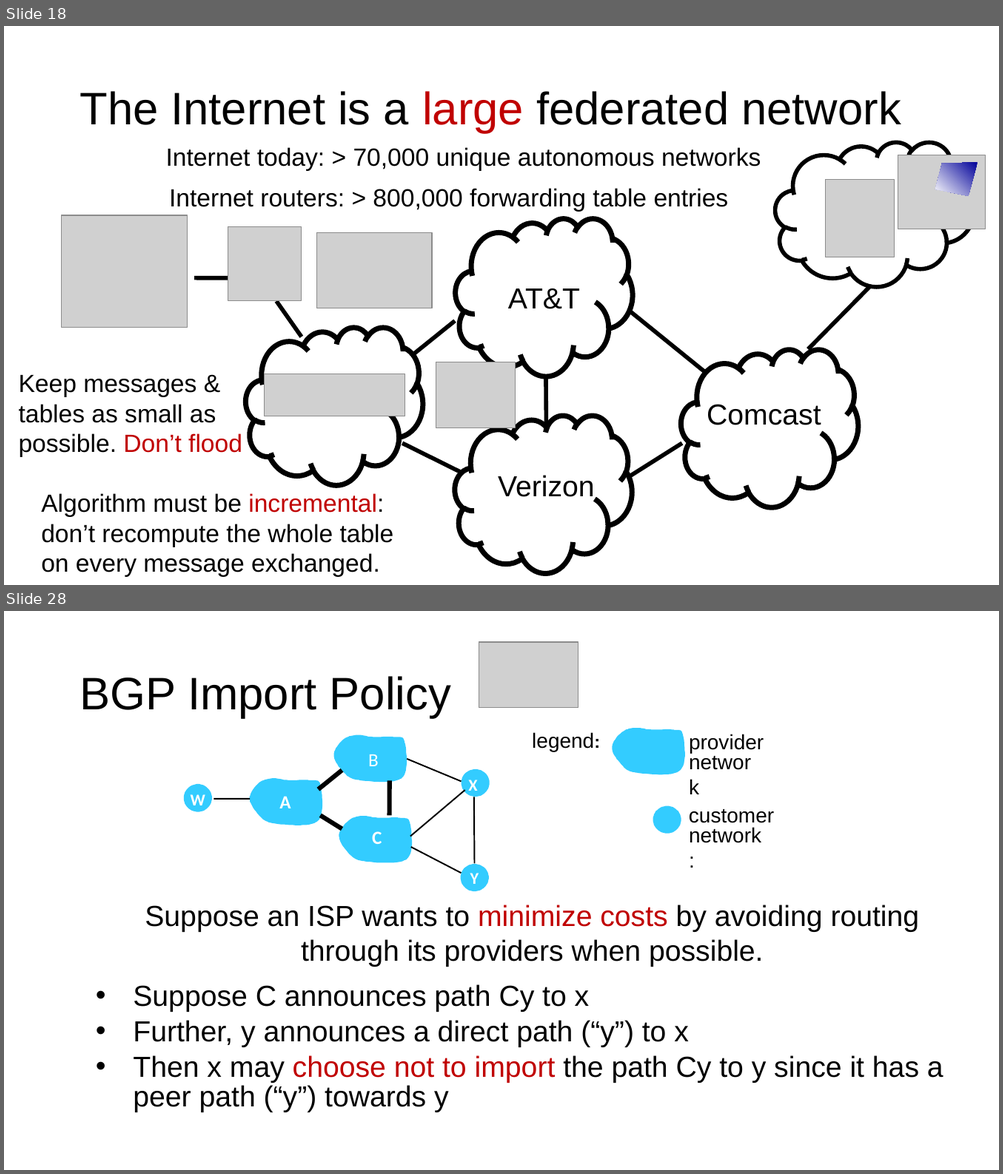
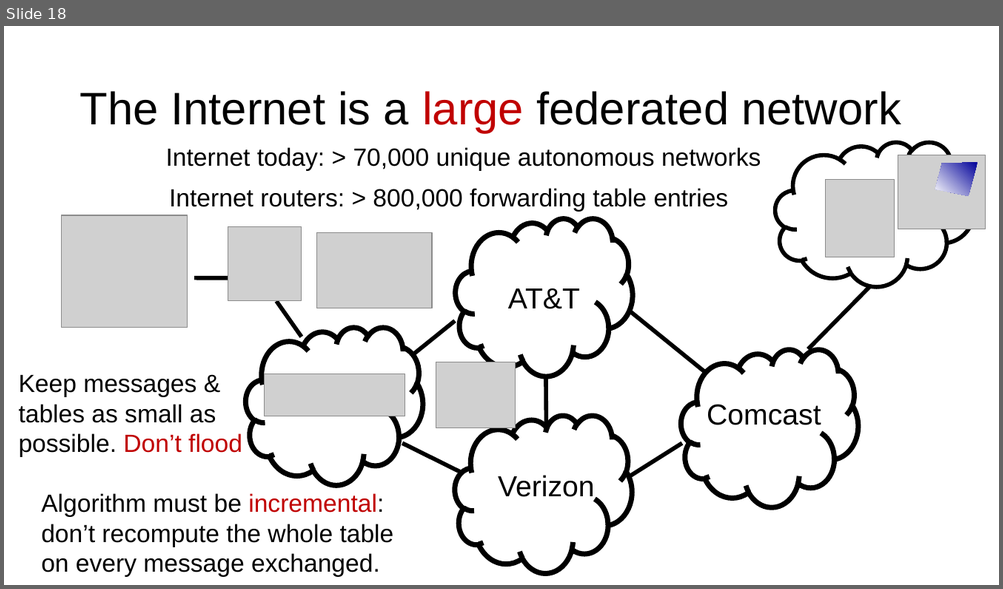
Before and after one commit to ngsrinivas/coursegen, a slide deck: ex/352-F24/staging/352-F24/lectures/24-net-routing-2.pptx. Shown one above the other, each under a label of ours: slides 18 and 28 before the commit, slide 18 after it; the slides between them are not shown. The pictures are 1003x1174 and 1003x589 pixels, drawn with LibreOffice and Linux fonts; fonts in the diff are those of the drawing; grey boxes stand for pictures. Boxes give left, top, right and bottom in pixels: in the first picture for what was removed or moved away, otherwise in the second. Text is boxed around its words. In the diff, an @@ line names an element or a change of style, - is before the commit and + after.

```diff
--- a/ex/352-F24/staging/352-F24/lectures/24-net-routing-2.pptx
+++ b/ex/352-F24/staging/352-F24/lectures/24-net-routing-2.pptx
@@ slide 28 removed at [4, 611, 999, 1170], background #FFFFFF @@
@@ picture removed at [478, 642, 578, 708] @@
@@ title removed at [79, 676, 451, 718] @@
-BGP Import Policy
@@ line removed from (475, 864) to (474, 797) @@
@@ group removed at [184, 721, 774, 891]: 11 texts, 8 freeform shapes, 7 lines, 3 rectangles @@
-A
-B
-C
-W
-X
-Y
-legend:
-customer
-network:
-provider
-network
@@ text removed at [145, 905, 919, 967] @@
-Suppose an ISP wants to minimize costs by avoiding routing through its providers when possible.
@@ text removed at [133, 985, 943, 1113] @@
-• Suppose C announces path Cy to x
-• Further, y announces a direct path (“y”) to x
-• Then x may choose not to import the path Cy to y since it has a peer path (“y”) towards y
```
Also in this commit, not shown: 19 other slides removed, 4 other files.
